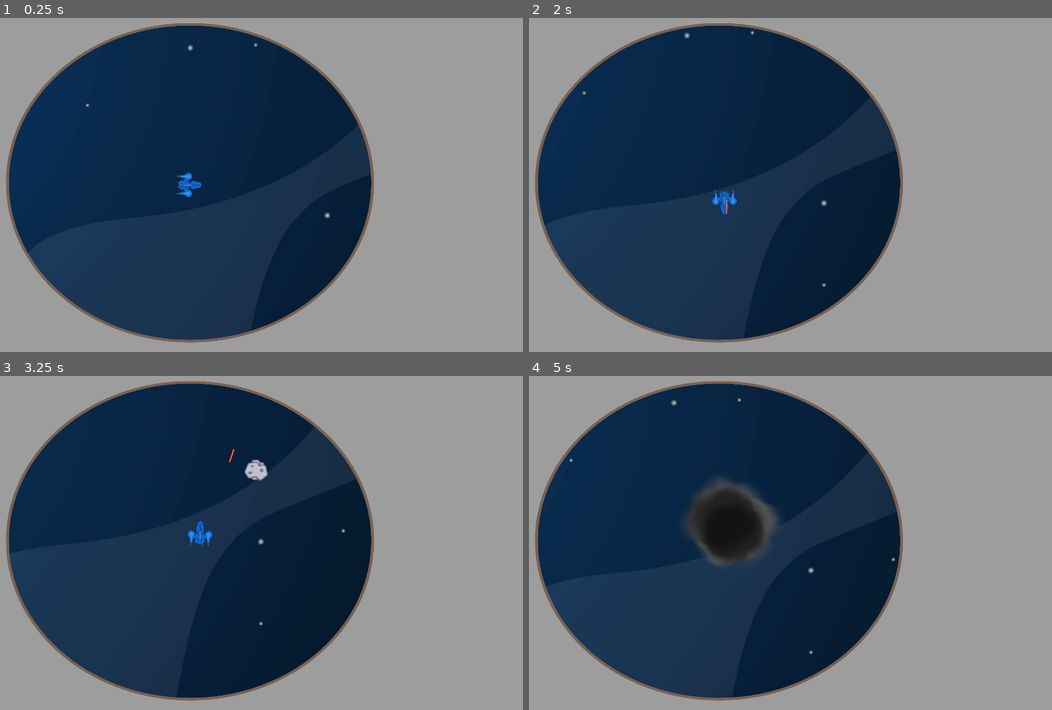
Above: before the commit, frames 1-4 (two rows, left to right).
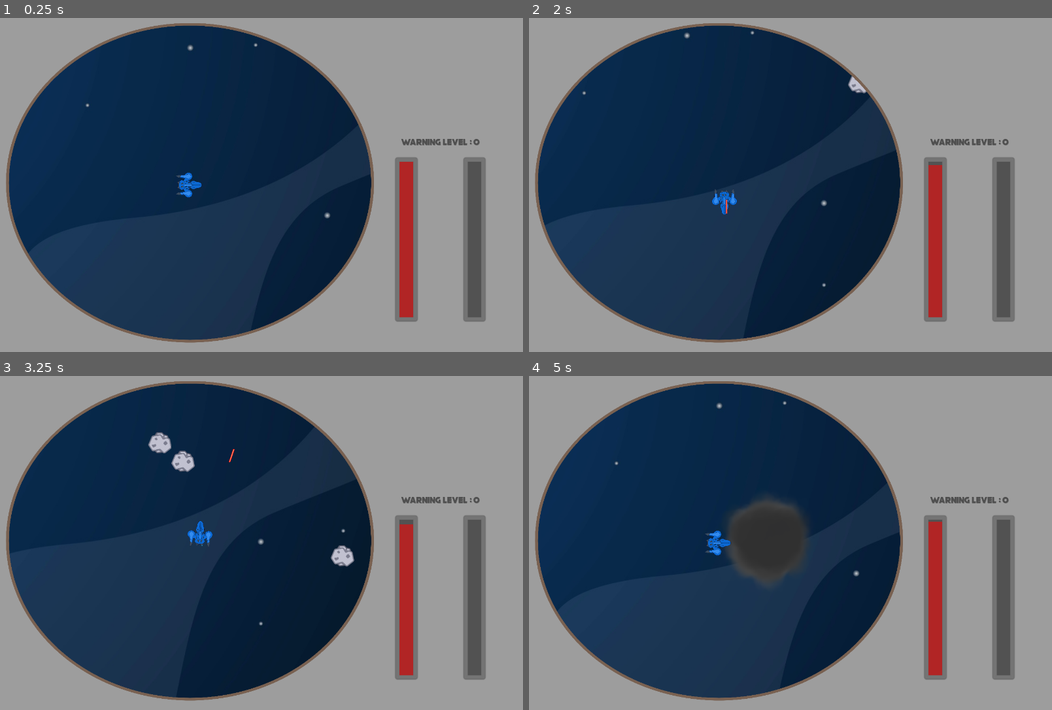
Above: after the commit, the same moments.

Repository: agoryu/Origins
Game: Godot game, scene res://Origins.tscn
Same seed, same stepped clock (60 frames per second), same inputs: the game is played once before the commit and once after it.
Inputs (mouse positions are in pixels of both pictures, inside the frame that each line leads up to):
- Up to frame 1 (0.25 s): no input
- Up to frame 2 (2 s): tap Enter at 0.5 s; hold Right (ui_right) 0.53-1.28 s; hold Down (ui_down) from 1.28 s (still down)
- Up to frame 3 (3.25 s): release Down (ui_down) at 2.03 s; hold Right (ui_right) 2.03-2.78 s; hold Up (ui_up) from 2.78 s (still down)
- Up to frame 4 (5 s): release Up (ui_up) at 3.53 s; hold Left (ui_left) 3.53-4.25 s; tap Escape (ui_cancel) at 4.15 s; click (790, 543) at 4.25 s, where only the run after the commit has a clickable "Restart"

The runs differ from the first frame. In frame 1, 4.4% of the frame differs, in the area x 75-93%, y 36-91%; in frame 2, 4.5%; in frame 3, 5.3%; in frame 4, 9.0%, in the area x 7-93%, y 6-91%.

Commit message:
add ihm and sound

Diff:
--- a/Camera/Camera.tscn
+++ b/Camera/Camera.tscn
@@ -1,6 +1,5 @@
-[gd_scene load_steps=3 format=2]
+[gd_scene load_steps=2 format=2]
 
-[ext_resource path="res://Characters/Enemies/EnemiesSpawner.tscn" type="PackedScene" id=1]
 [ext_resource path="res://UI/UI.tscn" type="PackedScene" id=3]
 
 [node name="Camera" type="Camera2D"]
@@ -13,7 +12,3 @@
 }
 
 [node name="UI" parent="." instance=ExtResource( 3 )]
-
-[node name="EnemiesSpawner" parent="." instance=ExtResource( 1 )]
-position = Vector2( -1320, -1064 )
-scale = Vector2( 1.8, 2.5 )
--- a/Characters/Enemies/Asteroid.tscn
+++ b/Characters/Enemies/Asteroid/Asteroid.tscn
@@ -1,7 +1,7 @@
 [gd_scene load_steps=4 format=2]
 
-[ext_resource path="res://Characters/Enemies/asteroidA.png" type="Texture" id=1]
-[ext_resource path="res://Characters/Enemies/Asteroid.gd" type="Script" id=2]
+[ext_resource path="res://Characters/Enemies/Asteroid/Asteroid.gd" type="Script" id=1]
+[ext_resource path="res://Characters/Enemies/Asteroid/asteroidA.png" type="Texture" id=2]
 
 [sub_resource type="CircleShape2D" id=1]
 radius = 24.0
@@ -12,10 +12,10 @@
 gravity_scale = 0.0
 contacts_reported = 1
 contact_monitor = true
-script = ExtResource( 2 )
+script = ExtResource( 1 )
 
 [node name="Sprite" type="Sprite" parent="."]
-texture = ExtResource( 1 )
+texture = ExtResource( 2 )
 
 [node name="CollisionShape2D" type="CollisionShape2D" parent="."]
 shape = SubResource( 1 )
--- a/Characters/Enemies/EnemiesSpawner.gd
+++ b/Characters/Enemies/EnemiesSpawner.gd
@@ -1,16 +1,14 @@
 extends Node2D
 
-onready var asteroid_constructor = preload("res://Characters/Enemies/Asteroid.tscn")
+onready var asteroid_constructor = preload("res://Characters/Enemies/Asteroid/Asteroid.tscn")
 onready var spawn_location = $EnemiesPath/PathFollow2D
 
 func _on_Timer_timeout():
 	var asteroid = asteroid_constructor.instance()
 	spawn_location.offset = randi()
+	asteroid.position = spawn_location.position
 
 	var direction = Game.player.position.angle_to_point(spawn_location.position)
-	asteroid.position = spawn_location.position
-
-	asteroid.look_at(Game.player.global_position)
 	var velocity = Vector2(rand_range(250.0, 350.0), 0.0)
 	asteroid.linear_velocity = velocity.rotated(direction)
 
--- a/Characters/Enemies/EnemiesSpawner.tscn
+++ b/Characters/Enemies/EnemiesSpawner.tscn
@@ -11,6 +11,8 @@
 script = ExtResource( 1 )
 
 [node name="EnemiesPath" type="Path2D" parent="."]
+position = Vector2( 25.2308, 0 )
+scale = Vector2( 0.802885, 1 )
 curve = SubResource( 1 )
 
 [node name="PathFollow2D" type="PathFollow2D" parent="EnemiesPath"]
--- a/Characters/Player/Player.gd
+++ b/Characters/Player/Player.gd
@@ -7,6 +7,7 @@
 onready var laser_shoot_constructore = preload("res://Weapons/LaserShoot/LaserShoot.tscn")
 onready var _sprite = $Sprite
 onready var _weapons = $Weapons
+onready var _audiostream_player = $AudioStreamPlayer2D
 
 var weapon_uses : int = 1
 
@@ -25,6 +26,11 @@
 	_sprite.rotation = linear_velocity.angle() + PI / 2
 	_weapons.rotation = _sprite.rotation
 
+	if direction != Vector2.ZERO and not _audiostream_player.playing:
+		_audiostream_player.play()
+	elif direction == Vector2.ZERO and _audiostream_player.playing:
+		_audiostream_player.stop()
+
 func _on_Player_body_entered(body):
 	self._on_Character_body_entered(body)
 	$AnimationPlayer.play("impact")
--- a/Characters/Player/Player.tscn
+++ b/Characters/Player/Player.tscn
@@ -1,8 +1,9 @@
-[gd_scene load_steps=6 format=2]
+[gd_scene load_steps=8 format=2]
 
 [ext_resource path="res://Characters/Player/Player.gd" type="Script" id=1]
 [ext_resource path="res://Characters/Player/PlayerShip.png" type="Texture" id=2]
 [ext_resource path="res://Characters/Lifebar.tres" type="Theme" id=3]
+[ext_resource path="res://Characters/Player/engine.wav" type="AudioStream" id=4]
 
 [sub_resource type="CircleShape2D" id=1]
 radius = 24.3311
@@ -34,6 +35,9 @@
 "update": 1,
 "values": [ true ]
 }
+
+[sub_resource type="CircleShape2D" id=4]
+radius = 72.0
 
 [node name="Player" type="RigidBody2D"]
 collision_mask = 2
@@ -87,5 +91,15 @@
 [node name="ShootTimer" type="Timer" parent="."]
 autostart = true
 
+[node name="ObjectArea" type="Area2D" parent="."]
+
+[node name="CollisionShape2D" type="CollisionShape2D" parent="ObjectArea"]
+modulate = Color( 1, 0.0431373, 0.0431373, 1 )
+shape = SubResource( 4 )
+
+[node name="AudioStreamPlayer2D" type="AudioStreamPlayer2D" parent="."]
+stream = ExtResource( 4 )
+attenuation = 0.707107
+
 [connection signal="body_entered" from="." to="." method="_on_Player_body_entered"]
 [connection signal="timeout" from="ShootTimer" to="." method="_on_ShootTimer_timeout"]
--- a/Effects/Explosion/Explosion.tscn
+++ b/Effects/Explosion/Explosion.tscn
@@ -1,8 +1,9 @@
-[gd_scene load_steps=13 format=2]
+[gd_scene load_steps=14 format=2]
 
 [ext_resource path="res://Effects/Explosion/puff_smooth.png" type="Texture" id=1]
 [ext_resource path="res://Effects/Explosion/fire_gradienttexture.tres" type="Texture" id=2]
 [ext_resource path="res://Effects/Explosion/Explosion.gd" type="Script" id=3]
+[ext_resource path="res://Effects/Explosion/explosion.ogg" type="AudioStream" id=4]
 
 [sub_resource type="Gradient" id=4]
 offsets = PoolRealArray( 0.370107, 0.75089, 1 )
@@ -62,6 +63,7 @@
 
 [sub_resource type="Animation" id=9]
 resource_name = "explode"
+length = 1.5
 step = 0.05
 tracks/0/type = "value"
 tracks/0/path = NodePath("FireBurstParticles2D:emitting")
@@ -101,6 +103,18 @@
 "method": "queue_free"
 } ]
 }
+tracks/3/type = "value"
+tracks/3/path = NodePath("AudioStreamPlayer2D:playing")
+tracks/3/interp = 1
+tracks/3/loop_wrap = true
+tracks/3/imported = false
+tracks/3/enabled = true
+tracks/3/keys = {
+"times": PoolRealArray( 0 ),
+"transitions": PoolRealArray( 1 ),
+"update": 1,
+"values": [ true ]
+}
 
 [node name="Explosion" type="Node2D"]
 scale = Vector2( 0.2, 0.2 )
@@ -126,3 +140,6 @@
 
 [node name="AnimationPlayer" type="AnimationPlayer" parent="."]
 anims/explode = SubResource( 9 )
+
+[node name="AudioStreamPlayer2D" type="AudioStreamPlayer2D" parent="."]
+stream = ExtResource( 4 )
--- a/Game.gd
+++ b/Game.gd
@@ -1,6 +1,57 @@
 extends Node
+
+signal update_xp
+signal level_up
+signal game_over
+signal close_menu
+signal make_pause
+
+onready var tree = get_tree()
 
 var player : Player
 
+# XP management
+var xp : int = 0
+var max_xp_value : int = 5
+var xp_next_step : int = 1
+var warning_level : int = 0
+
+# Energy management
+var max_energy : int = 100
+
+func _init():
+	xp = 0
+	max_xp_value = 5
+	xp_next_step = 1
+	warning_level = 0
+	max_energy = 100
+
 func game_over():
-	print("Game Over")
+	tree.paused = true
+	emit_signal("game_over")
+
+func add_xp(value : int):
+	xp += value
+	if xp >= max_xp_value:
+		warning_level += 1
+		xp -= max_xp_value
+		emit_signal("level_up", xp, max_xp_value, warning_level)
+		max_xp_value += xp_next_step
+		xp_next_step += 1
+	else:
+		emit_signal("update_xp", xp)
+
+func stop_pause():
+	tree.paused = false
+	emit_signal("close_menu")
+
+func make_pause():
+	tree.paused = true
+	emit_signal("make_pause")
+
+func restart():
+	stop_pause()
+	tree.change_scene("res://Origins.tscn")
+
+func exit():
+	tree.quit()
--- /dev/null
+++ b/Objects/XP/XP.gd
@@ -0,0 +1,25 @@
+extends Area2D
+
+export var value : int = 1
+
+const DRAG := 14.0
+var max_speed := 400.0
+
+var _velocity := Vector2.ZERO
+
+func _physics_process(delta: float) -> void:
+	var attractors := get_overlapping_areas()
+
+	if attractors:
+		var desired_velocity: Vector2 = (
+			(attractors[0].global_position - global_position).normalized() * max_speed
+		)
+		var steering := desired_velocity - _velocity
+		_velocity += steering / DRAG
+	else:
+		_velocity = Vector2.ZERO
+	position += _velocity * delta
+
+func _on_XP_body_entered(body):
+	Game.add_xp(value)
+	queue_free()
--- a/Objects/XP/XP.tscn
+++ b/Objects/XP/XP.tscn
@@ -1,11 +1,14 @@
-[gd_scene load_steps=3 format=2]
+[gd_scene load_steps=4 format=2]
 
 [ext_resource path="res://Objects/XP/XP.png" type="Texture" id=1]
+[ext_resource path="res://Objects/XP/XP.gd" type="Script" id=2]
 
 [sub_resource type="RectangleShape2D" id=1]
 extents = Vector2( 8, 8 )
 
 [node name="XP" type="Area2D"]
+collision_layer = 8
+script = ExtResource( 2 )
 
 [node name="CollisionShape2D" type="CollisionShape2D" parent="."]
 shape = SubResource( 1 )
@@ -13,3 +16,5 @@
 [node name="Sprite" type="Sprite" parent="."]
 scale = Vector2( 0.05, 0.05 )
 texture = ExtResource( 1 )
+
+[connection signal="body_entered" from="." to="." method="_on_XP_body_entered"]
--- a/Origins.tscn
+++ b/Origins.tscn
@@ -1,7 +1,8 @@
-[gd_scene load_steps=4 format=2]
+[gd_scene load_steps=5 format=2]
 
 [ext_resource path="res://Characters/Player/Player.tscn" type="PackedScene" id=1]
 [ext_resource path="res://Camera/Camera.tscn" type="PackedScene" id=2]
+[ext_resource path="res://Characters/Enemies/EnemiesSpawner.tscn" type="PackedScene" id=3]
 [ext_resource path="res://Backgrounds/background.jpeg" type="Texture" id=4]
 
 [node name="Origins" type="Node2D"]
@@ -10,6 +11,9 @@
 position = Vector2( 705, 448 )
 
 [node name="Camera" parent="Player" instance=ExtResource( 2 )]
+
+[node name="EnemiesSpawner" parent="Player" instance=ExtResource( 3 )]
+position = Vector2( -953, -472 )
 
 [node name="ParallaxBackground" type="ParallaxBackground" parent="."]
 
--- /dev/null
+++ b/UI/Buttons/Continue.gd
@@ -0,0 +1,4 @@
+extends Button
+
+func _on_Continue_button_up():
+	Game.stop_pause()
--- /dev/null
+++ b/UI/Buttons/Quit.gd
@@ -0,0 +1,4 @@
+extends Button
+
+func _on_Quit_button_up():
+	Game.exit()
--- /dev/null
+++ b/UI/Buttons/Restart.gd
@@ -0,0 +1,4 @@
+extends Button
+
+func _on_Restart_button_up():
+	Game.restart()
--- /dev/null
+++ b/UI/EnergyLevel/EnergyLevel.gd
@@ -0,0 +1,10 @@
+extends ProgressBar
+
+func _ready():
+	max_value = Game.max_energy
+
+func _process(delta):
+	value = $EnergyTimer.time_left
+
+func _on_EnergyTimer_timeout():
+	Game.game_over()
--- /dev/null
+++ b/UI/EnergyLevel/EnergyLevel.tscn
@@ -0,0 +1,34 @@
+[gd_scene load_steps=5 format=2]
+
+[ext_resource path="res://UI/EnergyLevel/EnergyLevel.gd" type="Script" id=1]
+[ext_resource path="res://UI/background_progressbass_style.tres" type="StyleBox" id=2]
+[ext_resource path="res://UI/EnergyLevel/forground_progressbar_style.tres" type="StyleBox" id=3]
+
+[sub_resource type="Theme" id=2]
+ProgressBar/colors/font_color = Color( 0.94, 0.94, 0.94, 1 )
+ProgressBar/colors/font_color_shadow = Color( 0, 0, 0, 1 )
+ProgressBar/fonts/font = null
+ProgressBar/styles/bg = ExtResource( 2 )
+ProgressBar/styles/fg = ExtResource( 3 )
+
+[node name="EnergyLevel" type="ProgressBar"]
+anchor_left = 1.0
+anchor_top = 1.0
+anchor_right = 1.0
+anchor_bottom = 1.0
+margin_left = -340.0
+margin_top = -96.0
+margin_right = 88.0
+margin_bottom = -58.0
+rect_rotation = 270.0
+theme = SubResource( 2 )
+step = 1.0
+value = 80.0
+percent_visible = false
+script = ExtResource( 1 )
+
+[node name="EnergyTimer" type="Timer" parent="."]
+wait_time = 100.0
+autostart = true
+
+[connection signal="timeout" from="EnergyTimer" to="." method="_on_EnergyTimer_timeout"]
--- /dev/null
+++ b/UI/EnergyLevel/forground_progressbar_style.tres
@@ -0,0 +1,6 @@
+[gd_resource type="StyleBoxFlat" format=2]
+
+[resource]
+bg_color = Color( 0.698039, 0.14902, 0.14902, 1 )
+border_color = Color( 0.458824, 0.458824, 0.458824, 1 )
+shadow_color = Color( 0.458824, 0, 0, 1 )
--- /dev/null
+++ b/UI/Menu/Menu.gd
@@ -0,0 +1,29 @@
+extends Control
+
+onready var title = $Title
+onready var options = $Options
+onready var continue_button = $Options/Continue
+onready var restart_button = $Options/Restart
+
+func _ready():
+	Game.connect("game_over", self, "make_game_over")
+	Game.connect("make_pause", self, "make_pause")
+	Game.connect("close_menu", self, "close_menu")
+	self.visible = false
+
+func make_game_over():
+	title.text = "Mission Failed"
+	continue_button.visible = false
+	self.visible = true
+	restart_button.grab_focus()
+
+func make_pause():
+	title.text = "Pause"
+	continue_button.grab_focus()
+	self.visible = true
+
+func close_menu():
+	visible = false
+
+func _on_focus_entered():
+	$AudioStreamPlayer2D.play()
--- /dev/null
+++ b/UI/Menu/Menu.tscn
@@ -0,0 +1,116 @@
+[gd_scene load_steps=11 format=2]
+
+[ext_resource path="res://UI/Menu/Menu.png" type="Texture" id=1]
+[ext_resource path="res://UI/Menu/XTypewriter-Bold.otf" type="DynamicFontData" id=2]
+[ext_resource path="res://UI/Menu/button_theme.tres" type="Theme" id=3]
+[ext_resource path="res://UI/Menu/Menu.gd" type="Script" id=4]
+[ext_resource path="res://UI/Buttons/Continue.gd" type="Script" id=5]
+[ext_resource path="res://UI/Buttons/Restart.gd" type="Script" id=6]
+[ext_resource path="res://UI/Buttons/Quit.gd" type="Script" id=7]
+[ext_resource path="res://UI/Menu/pen.wav" type="AudioStream" id=8]
+
+[sub_resource type="DynamicFont" id=1]
+size = 32
+font_data = ExtResource( 2 )
+
+[sub_resource type="Theme" id=2]
+Label/colors/font_color = Color( 0, 0, 0, 1 )
+Label/colors/font_color_shadow = Color( 0, 0, 0, 0 )
+Label/colors/font_outline_modulate = Color( 1, 1, 1, 1 )
+Label/constants/line_spacing = 3
+Label/constants/shadow_as_outline = 0
+Label/constants/shadow_offset_x = 1
+Label/constants/shadow_offset_y = 1
+Label/fonts/font = SubResource( 1 )
+Label/styles/normal = null
+
+[node name="Menu" type="Control"]
+pause_mode = 2
+anchor_right = 1.0
+anchor_bottom = 1.0
+script = ExtResource( 4 )
+
+[node name="ColorRect" type="ColorRect" parent="."]
+anchor_right = 1.0
+anchor_bottom = 1.0
+color = Color( 0, 0, 0, 0.392157 )
+
+[node name="Background" type="NinePatchRect" parent="."]
+anchor_left = 0.5
+anchor_top = 0.5
+anchor_right = 0.5
+anchor_bottom = 0.5
+margin_left = -384.0
+margin_top = -460.0
+margin_right = 384.0
+margin_bottom = 460.0
+texture = ExtResource( 1 )
+
+[node name="Title" type="Label" parent="."]
+anchor_left = 0.5
+anchor_right = 0.5
+margin_left = -160.0
+margin_top = 152.0
+margin_right = 152.0
+margin_bottom = 189.0
+theme = SubResource( 2 )
+text = "Title"
+align = 1
+valign = 1
+
+[node name="Options" type="VBoxContainer" parent="."]
+pause_mode = 2
+anchor_left = 0.5
+anchor_top = 0.5
+anchor_right = 0.5
+anchor_bottom = 0.5
+margin_left = -128.0
+margin_top = -128.0
+margin_right = 128.0
+margin_bottom = 128.0
+alignment = 1
+
+[node name="Continue" type="Button" parent="Options"]
+margin_top = 27.0
+margin_right = 256.0
+margin_bottom = 55.0
+size_flags_horizontal = 5
+size_flags_vertical = 6
+theme = ExtResource( 3 )
+text = "Continue"
+script = ExtResource( 5 )
+
+[node name="Restart" type="Button" parent="Options"]
+margin_top = 113.0
+margin_right = 256.0
+margin_bottom = 141.0
+size_flags_horizontal = 5
+size_flags_vertical = 6
+theme = ExtResource( 3 )
+text = "Restart"
+script = ExtResource( 6 )
+
+[node name="Quit" type="Button" parent="Options"]
+margin_top = 200.0
+margin_right = 256.0
+margin_bottom = 228.0
+size_flags_horizontal = 5
+size_flags_vertical = 6
+theme = ExtResource( 3 )
+text = "Quit"
+script = ExtResource( 7 )
+
+[node name="Timer" type="Timer" parent="Options"]
+wait_time = 0.2
+one_shot = true
+
+[node name="AudioStreamPlayer2D" type="AudioStreamPlayer2D" parent="."]
+stream = ExtResource( 8 )
+
+[connection signal="visibility_changed" from="Options" to="Options" method="_on_Options_visibility_changed"]
+[connection signal="button_up" from="Options/Continue" to="Options/Continue" method="_on_Continue_button_up"]
+[connection signal="focus_entered" from="Options/Continue" to="." method="_on_focus_entered"]
+[connection signal="button_up" from="Options/Restart" to="Options/Restart" method="_on_Restart_button_up"]
+[connection signal="focus_entered" from="Options/Restart" to="." method="_on_focus_entered"]
+[connection signal="button_up" from="Options/Quit" to="Options/Quit" method="_on_Quit_button_up"]
+[connection signal="focus_entered" from="Options/Quit" to="." method="_on_focus_entered"]
--- /dev/null
+++ b/UI/Menu/button_theme.tres
@@ -0,0 +1,34 @@
+[gd_resource type="Theme" load_steps=7 format=2]
+
+[ext_resource path="res://UI/Menu/Surround.png" type="Texture" id=1]
+[ext_resource path="res://UI/Menu/XTypewriter-Regular.otf" type="DynamicFontData" id=2]
+
+[sub_resource type="StyleBoxTexture" id=1]
+texture = ExtResource( 1 )
+region_rect = Rect2( 0, 0, 2000, 1200 )
+
+[sub_resource type="StyleBoxTexture" id=2]
+texture = ExtResource( 1 )
+region_rect = Rect2( 0, 0, 2000, 1200 )
+
+[sub_resource type="StyleBoxFlat" id=3]
+draw_center = false
+
+[sub_resource type="DynamicFont" id=4]
+size = 24
+font_data = ExtResource( 2 )
+
+[resource]
+default_font = SubResource( 4 )
+Button/colors/font_color = Color( 0, 0, 0, 1 )
+Button/colors/font_color_disabled = Color( 0.9, 0.9, 0.9, 0.2 )
+Button/colors/font_color_focus = Color( 0, 0, 0, 1 )
+Button/colors/font_color_hover = Color( 0, 0, 0, 1 )
+Button/colors/font_color_pressed = Color( 0, 0, 0, 1 )
+Button/constants/hseparation = 2
+Button/fonts/font = null
+Button/styles/disabled = null
+Button/styles/focus = SubResource( 1 )
+Button/styles/hover = SubResource( 2 )
+Button/styles/normal = SubResource( 3 )
+Button/styles/pressed = null
--- /dev/null
+++ b/UI/UI.gd
@@ -0,0 +1,21 @@
+extends CanvasLayer
+
+onready var _xp_level = $XPLevel
+onready var _warning_level_value = $WarningLevel/WarningLevelValue
+
+func _ready():
+	Game.connect("update_xp", self, "update_xp")
+	Game.connect("level_up", self, "level_up")
+	_xp_level.max_value = Game.max_xp_value
+
+func update_xp(value : int):
+	_xp_level.value = value
+
+func level_up(value : int, max_value : int, warning_level : int):
+	update_xp(value)
+	_xp_level.max_value = max_value
+	_warning_level_value.text = String(warning_level)
+
+func _unhandled_input(event):
+	if event.is_action_pressed("ui_cancel"):
+		Game.make_pause()
--- a/UI/UI.tscn
+++ b/UI/UI.tscn
@@ -1,10 +1,70 @@
-[gd_scene load_steps=2 format=2]
+[gd_scene load_steps=9 format=2]
 
 [ext_resource path="res://UI/UI.png" type="Texture" id=1]
+[ext_resource path="res://UI/UI.gd" type="Script" id=2]
+[ext_resource path="res://UI/EnergyLevel/EnergyLevel.tscn" type="PackedScene" id=3]
+[ext_resource path="res://UI/forground_progressbar_style_energy.tres" type="StyleBox" id=4]
+[ext_resource path="res://UI/background_progressbass_style.tres" type="StyleBox" id=5]
+[ext_resource path="res://UI/label_theme.tres" type="Theme" id=6]
+[ext_resource path="res://UI/Menu/Menu.tscn" type="PackedScene" id=7]
+
+[sub_resource type="Theme" id=1]
+ProgressBar/colors/font_color = Color( 0.94, 0.94, 0.94, 1 )
+ProgressBar/colors/font_color_shadow = Color( 0, 0, 0, 1 )
+ProgressBar/fonts/font = null
+ProgressBar/styles/bg = ExtResource( 5 )
+ProgressBar/styles/fg = ExtResource( 4 )
 
 [node name="UI" type="CanvasLayer"]
+script = ExtResource( 2 )
 
-[node name="NinePatchRect" type="NinePatchRect" parent="."]
+[node name="Dashboard" type="NinePatchRect" parent="."]
 anchor_right = 1.0
 anchor_bottom = 1.0
 texture = ExtResource( 1 )
+
+[node name="EnergyLevel" parent="." instance=ExtResource( 3 )]
+
+[node name="XPLevel" type="ProgressBar" parent="."]
+anchor_left = 1.0
+anchor_top = 1.0
+anchor_right = 1.0
+anchor_bottom = 1.0
+margin_left = -152.0
+margin_top = -96.0
+margin_right = 276.0
+margin_bottom = -59.0
+rect_rotation = 270.0
+theme = SubResource( 1 )
+step = 1.0
+percent_visible = false
+
+[node name="WarningLevel" type="HBoxContainer" parent="."]
+anchor_left = 1.0
+anchor_top = 0.5
+anchor_right = 1.0
+anchor_bottom = 0.5
+margin_left = -336.0
+margin_top = -140.0
+margin_right = -103.0
+margin_bottom = -100.0
+
+[node name="WarningLevelLabel" type="Label" parent="WarningLevel"]
+margin_top = 5.0
+margin_right = 195.0
+margin_bottom = 35.0
+theme = ExtResource( 6 )
+text = "Warning level :"
+align = 1
+valign = 1
+
+[node name="WarningLevelValue" type="Label" parent="WarningLevel"]
+margin_left = 199.0
+margin_top = 5.0
+margin_right = 217.0
+margin_bottom = 35.0
+theme = ExtResource( 6 )
+text = "0"
+
+[node name="Menu" parent="." instance=ExtResource( 7 )]
+visible = false
--- /dev/null
+++ b/UI/background_progressbass_style.tres
@@ -0,0 +1,19 @@
+[gd_resource type="StyleBoxFlat" format=2]
+
+[resource]
+bg_color = Color( 0.313726, 0.313726, 0.313726, 0.862745 )
+border_width_left = 10
+border_width_top = 10
+border_width_right = 10
+border_width_bottom = 10
+border_color = Color( 0.458824, 0.458824, 0.458824, 1 )
+corner_radius_top_left = 5
+corner_radius_top_right = 5
+corner_radius_bottom_right = 5
+corner_radius_bottom_left = 5
+expand_margin_left = 10.0
+expand_margin_right = 10.0
+expand_margin_top = 10.0
+expand_margin_bottom = 10.0
+shadow_color = Color( 0.384314, 0.384314, 0.384314, 1 )
+shadow_size = 4
--- /dev/null
+++ b/UI/forground_progressbar_style_energy.tres
@@ -0,0 +1,6 @@
+[gd_resource type="StyleBoxFlat" format=2]
+
+[resource]
+bg_color = Color( 0.0235294, 0.313726, 0.807843, 1 )
+border_color = Color( 0.458824, 0.458824, 0.458824, 1 )
+shadow_color = Color( 0.458824, 0, 0, 1 )
--- /dev/null
+++ b/UI/label_theme.tres
@@ -0,0 +1,18 @@
+[gd_resource type="Theme" load_steps=3 format=2]
+
+[ext_resource path="res://UI/Modern Machine.otf" type="DynamicFontData" id=1]
+
+[sub_resource type="DynamicFont" id=2]
+size = 24
+font_data = ExtResource( 1 )
+
+[resource]
+Label/colors/font_color = Color( 0.313726, 0.313726, 0.313726, 1 )
+Label/colors/font_color_shadow = Color( 0.313726, 0.313726, 0.313726, 0.509804 )
+Label/colors/font_outline_modulate = Color( 1, 1, 1, 1 )
+Label/constants/line_spacing = 3
+Label/constants/shadow_as_outline = 0
+Label/constants/shadow_offset_x = 1
+Label/constants/shadow_offset_y = 1
+Label/fonts/font = SubResource( 2 )
+Label/styles/normal = null
--- a/Weapons/LaserShoot/LaserShoot.gd
+++ b/Weapons/LaserShoot/LaserShoot.gd
@@ -1,6 +1,9 @@
 extends Weapon
 
 class_name LaserShoot
+
+func _ready():
+	$AudioStreamPlayer2D.play()
 
 func _physics_process(delta):
 	var direction = Vector2(sin(rotation), -cos(rotation))
--- a/Weapons/LaserShoot/LaserShoot.tscn
+++ b/Weapons/LaserShoot/LaserShoot.tscn
@@ -1,7 +1,8 @@
-[gd_scene load_steps=4 format=2]
+[gd_scene load_steps=5 format=2]
 
 [ext_resource path="res://Weapons/LaserShoot/LaserShoot.png" type="Texture" id=1]
 [ext_resource path="res://Weapons/LaserShoot/LaserShoot.gd" type="Script" id=2]
+[ext_resource path="res://Weapons/LaserShoot/laser_shoot.wav" type="AudioStream" id=3]
 
 [sub_resource type="CapsuleShape2D" id=1]
 radius = 2.0
@@ -23,3 +24,7 @@
 wait_time = 2.0
 one_shot = true
 autostart = true
+
+[node name="AudioStreamPlayer2D" type="AudioStreamPlayer2D" parent="."]
+stream = ExtResource( 3 )
+pitch_scale = 0.5
--- a/Weapons/Weapon.gd
+++ b/Weapons/Weapon.gd
@@ -4,5 +4,3 @@
 
 var damage : int = 1
 var speed : int = 1000
-
-var velocity : Vector2 = Vector2.ZERO
--- a/project.godot
+++ b/project.godot
@@ -62,6 +62,7 @@
 2d_physics/layer_1="ally"
 2d_physics/layer_2="enemy"
 2d_physics/layer_3="weapon"
+2d_physics/layer_4="object"
 
 [physics]
 
Renamed: Characters/Enemies/Asteroid.gd -> Characters/Enemies/Asteroid/Asteroid.gd
Renamed: Characters/Enemies/asteroidA.png -> Characters/Enemies/Asteroid/asteroidA.png
Not shown, changed: Characters/Enemies/Asteroid/asteroidA.png.import
Not shown, added: Characters/Player/engine.wav.import
Binary file removed: Characters/Player/spaceship.png
Not shown, added: Effects/Explosion/explosion.ogg.import
Binary file added: UI/Menu/Menu.png
Not shown, added: UI/Menu/Menu.png.import
Binary file added: UI/Menu/Surround.png
Not shown, changed: UI/Menu/Surround.png.import
Binary file added: UI/Menu/XTypewriter-Regular.otf
Not shown, added: UI/Menu/pen.wav.import
(and 9 more such lines)
